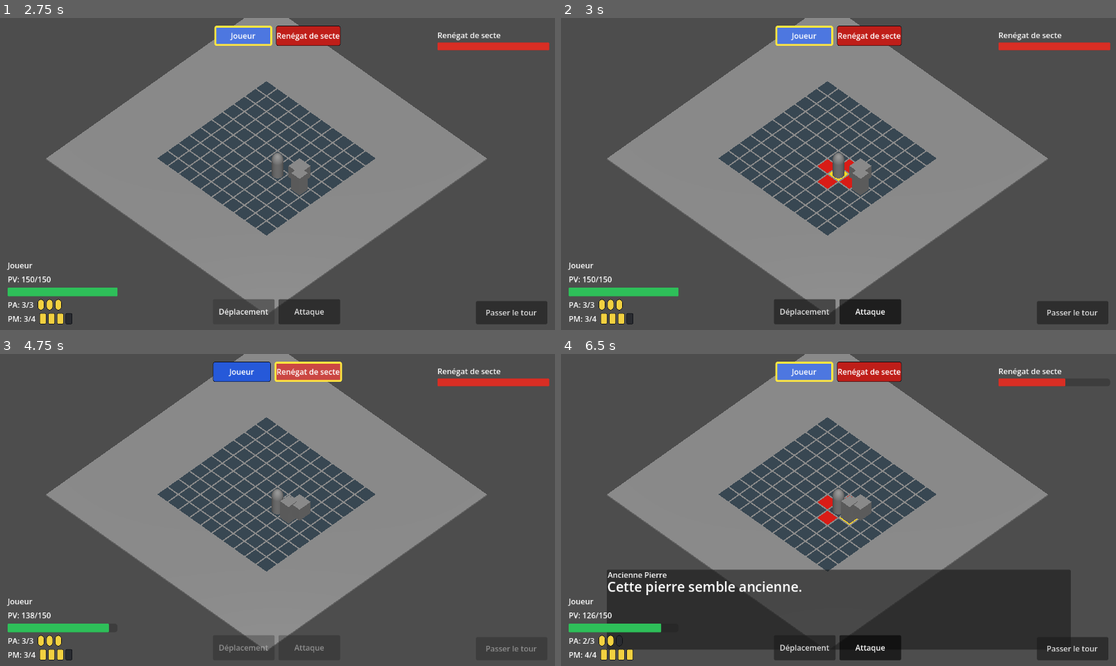
Above: before the commit, frames 1-4 (two rows, left to right).
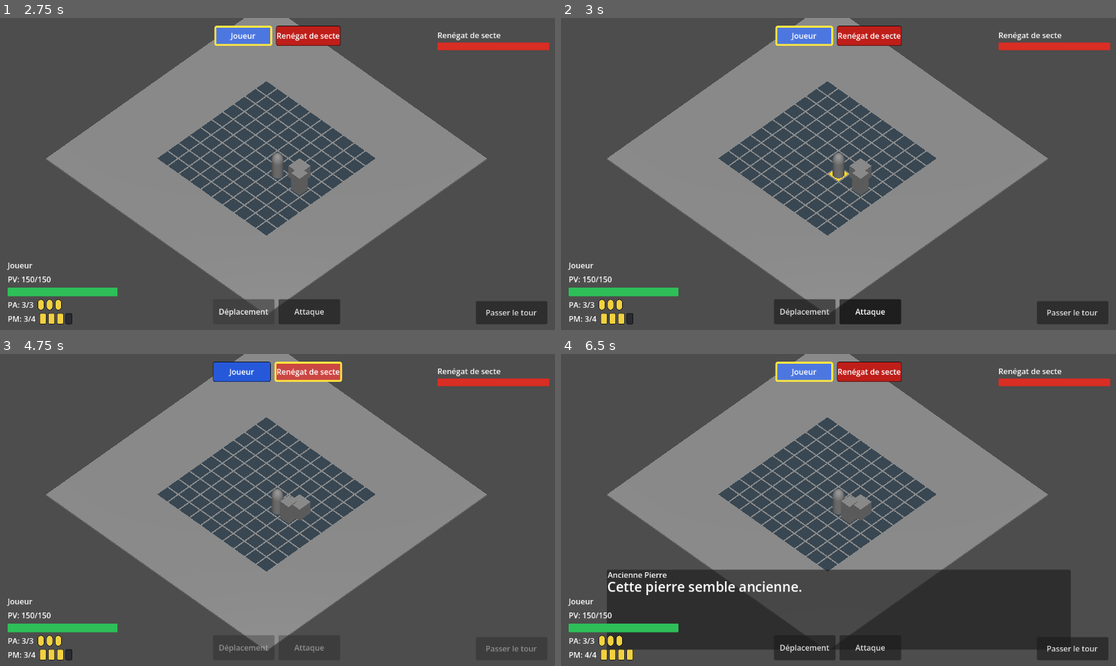
Above: after the commit, the same moments.

Repository: sillpct/lagoutte
Game: Godot game, scene res://scenes/main/main.tscn
Two runs of this game, one before a commit and one after it. Both use one fixed random seed, a clock stepped at 60 frames per second and the inputs below.
Inputs (mouse positions are in pixels of both pictures, inside the frame that each line leads up to):
- Up to frame 1 (2.75 s): click "Nouvelle Partie" at 0.5 s; tap Enter (ui_accept) at 1.25 s; move the mouse to (399, 158) at 1.27 s; hold Right (ui_right) 1.28-2 s; hold Enter (ui_accept) 1.28-2 s; click (399, 158) at 1.42 s; click "Déplacement" at 2 s
- Up to frame 2 (3 s): click "Attaque" at 2.75 s
- Up to frame 3 (4.75 s): click "Passer le tour" at 3.5 s; move the mouse to (166, 525) at 4.27 s; hold Down (ui_down) from 4.28 s (still down); tap T (end_turn) at 4.35 s; click (166, 525) at 4.42 s; tap Enter (ui_accept) at 4.52, 4.55 s
- Up to frame 4 (6.5 s): tap Enter (ui_accept) at 4.82, 5, 5.3, 5.75, 6.02, 6.05, 6.32 s; move the mouse to (894, 441) at 5.02 s; release Down (ui_down) at 5.03 s; hold Right (ui_right) 5.03-5.78 s; hold E (interact) 5.03-5.78 s; click (894, 441) at 5.17 s; move the mouse to (810, 572) at 5.77 s; hold Up (ui_up) from 5.78 s (still down); tap A (toggle_attack_mode) at 5.85 s; click (810, 572) at 5.92 s

Frame 1 is identical in both runs. In frame 2, 0.2% of the frame differs, in the area x 46-53%, y 45-55%; in frame 3, less than 0.1%; in frame 4, 0.5%, in the area x 4-99%, y 7-96%.
Error after the commit: Invalid access to property or key 'combat_over' on a base object of type 'Node (CombatManager)'. (res://scenes/combat/combat_attack.gd:29)

Commit message:
Update combat_attack.gd

Diff:
--- a/scenes/combat/combat_attack.gd
+++ b/scenes/combat/combat_attack.gd
@@ -26,6 +26,8 @@
 func _unhandled_input(event: InputEvent) -> void:
 	if grid == null or combat_manager == null or combat_movement == null or active_unit == null:
 		return
+	if combat_manager.combat_over:
+		return
 
 	if event.is_action_pressed("toggle_attack_mode"):
 		combat_movement.toggle_attack_mode()
@@ -48,10 +50,14 @@
 	return combat_movement != null and combat_movement.is_attack_mode_active()
 
 func try_attack_selected_cell() -> void:
+	if combat_manager.combat_over:
+		return
 	if try_attack(active_unit, combat_movement.cursor_cell):
 		combat_movement.set_neutral_mode()
 
 func try_attack(attacker: Node3D, target_cell: Vector2i) -> bool:
+	if combat_manager.combat_over:
+		return false
 	if combat_manager.get_current_unit() != attacker:
 		print("Attaque refusée : ce n'est pas le tour de cette unité.")
 		return false
@@ -107,6 +113,8 @@
 
 func get_attack_cells_for(unit: Node3D) -> Array[Vector2i]:
 	var result: Array[Vector2i] = []
+	if combat_manager.combat_over:
+		return result
 	if combat_manager.get_current_unit() != unit:
 		return result
 
@@ -137,6 +145,8 @@
 	grid.set_cell_color(combat_movement.cursor_cell.x, combat_movement.cursor_cell.y, CURSOR_CELL_COLOR)
 
 func _on_turn_started(unit: Node) -> void:
+	if combat_manager.combat_over:
+		return
 	if unit != active_unit or not is_attack_mode_active():
 		return
 	refresh_attack_cells()
